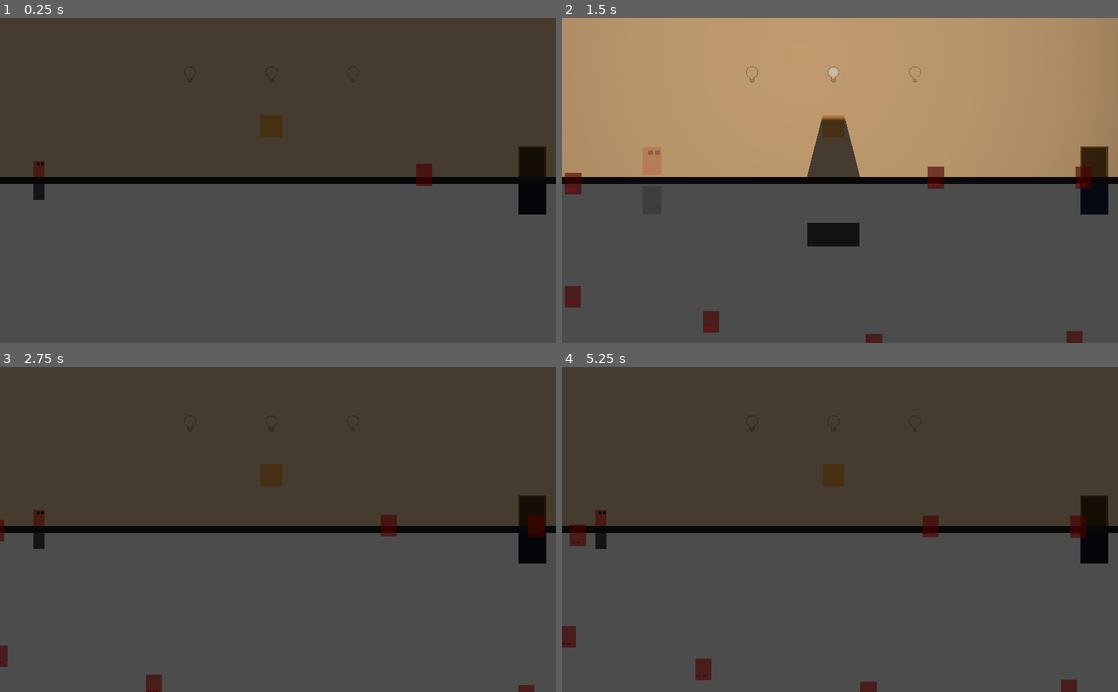
Above: before the commit, frames 1-4 (two rows, left to right).
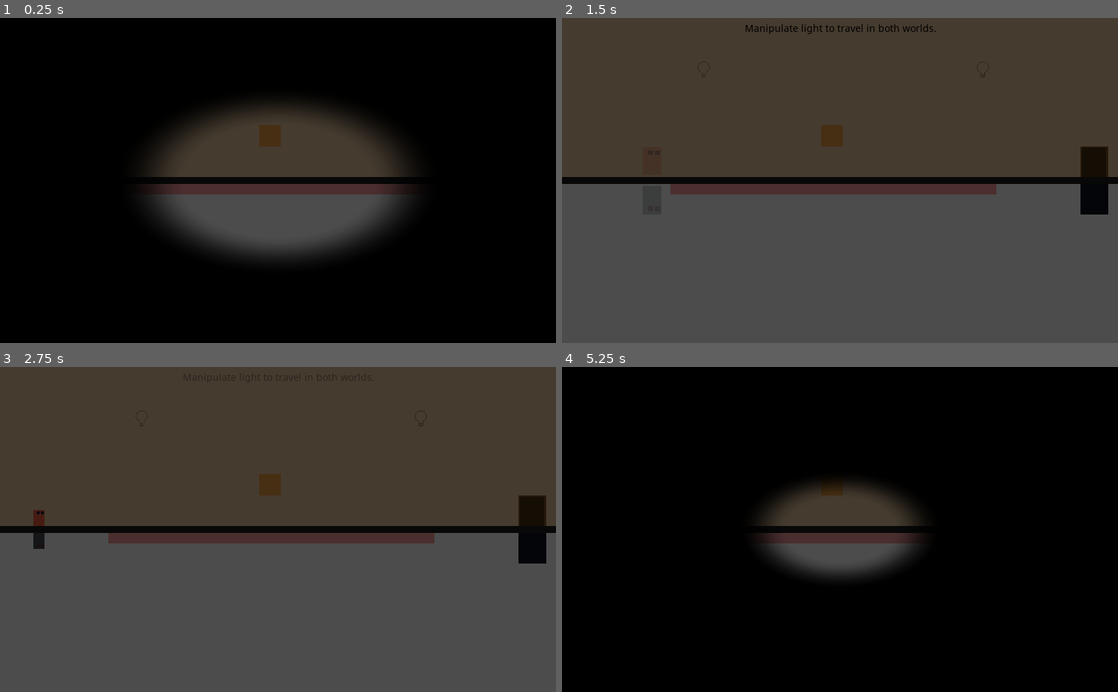
Above: after the commit, the same moments.

Repository: gramozilho/More-Than-Meets-The-Eye-GWJ14
Game: Godot game, scene res://Main.tscn
Same seed, same stepped clock (60 frames per second), same inputs: the game is played once before the commit and once after it. Sound files missing from this copy of the repository are replaced by a short silence.
Inputs (mouse positions are in pixels of both pictures, inside the frame that each line leads up to):
- Up to frame 1 (0.25 s): no input
- Up to frame 2 (1.5 s): move the mouse to (834, 73) at 0.52 s; press the mouse at (834, 73) at 0.53 s; hold D (right) from 0.53 s (still down); tap R (ui_accept) at 0.77 s; move the mouse to (751, 73) at 1.27 s; release the mouse at (751, 73) at 1.28 s; click (751, 73) at 1.35 s
- Up to frame 3 (2.75 s): tap R (ui_accept) at 1.52 s; release D (right) at 2 s; click "Retry Level" at 2 s
- Up to frame 4 (5.25 s): move the mouse to (912, 422) at 2.77 s; press the mouse at (912, 422) at 2.78 s; hold A (left) 2.78-3.53 s; move the mouse to (812, 594) at 3.52 s; release the mouse at (812, 594) at 3.53 s; hold D (right) 3.53-4.25 s; click (812, 594) at 3.6 s; tap R (ui_accept) at 3.77 s; click (840, 500) at 4.25 s, where only the run before the commit has a clickable "Retry Level"; click (840, 500) at 5 s, where only the run after the commit has a clickable "Retry Level"

The runs differ from the first frame. In frame 1, 85% of the frame differs, in the area x 0-100%, y 0-100%; in frame 2, 51%; in frame 3, 2.9%; in frame 4, 93%.

Commit message:
Eye transition added

Diff:
--- a/Main.gd
+++ b/Main.gd
@@ -8,6 +8,8 @@
 var death_position = 1
 
 func _ready():
+	# Transition
+	$CanvasLayer/EyeTransition/AnimationPlayer.play("open")
 	shadow_casting_array = get_tree().get_nodes_in_group("cast_shadow")
 	for body in shadow_casting_array:
 		body.on_light_touching($Light.global_position)
@@ -52,7 +54,7 @@
 
 
 func _on_Door_go_to_next_level():
-	globals.next_level()
+	$CanvasLayer/EyeTransition/AnimationPlayer.play("close")
 
 
 #func kill_player():
@@ -107,3 +109,8 @@
 	hide_all_labels()
 	$Camera2D/VBoxContainer/Message.text = "If stuck, restart by pressing R"
 	$Camera2D/VBoxContainer/TextHandler.play("show_1")
+
+
+
+func _on_EyeTransition_animation_closed():
+	globals.next_level()
--- a/Main.tscn
+++ b/Main.tscn
@@ -1,14 +1,15 @@
-[gd_scene load_steps=18 format=2]
-
-[ext_resource path="res://Environment/Border.tscn" type="PackedScene" id=1]
-[ext_resource path="res://Light.tscn" type="PackedScene" id=2]
+[gd_scene load_steps=19 format=2]
+
+[ext_resource path="res://Environment/Floor.tscn" type="PackedScene" id=1]
+[ext_resource path="res://Tests/EyeTransition.tscn" type="PackedScene" id=2]
 [ext_resource path="res://Assets/colors.PNG" type="Texture" id=3]
 [ext_resource path="res://Bed.tscn" type="PackedScene" id=4]
-[ext_resource path="res://Door.tscn" type="PackedScene" id=5]
-[ext_resource path="res://Player.tscn" type="PackedScene" id=6]
+[ext_resource path="res://Player.tscn" type="PackedScene" id=5]
+[ext_resource path="res://Environment/Border.tscn" type="PackedScene" id=6]
 [ext_resource path="res://Main.gd" type="Script" id=7]
-[ext_resource path="res://Environment/Floor.tscn" type="PackedScene" id=8]
+[ext_resource path="res://Light.tscn" type="PackedScene" id=8]
 [ext_resource path="res://Assets/spot.png" type="Texture" id=9]
+[ext_resource path="res://Door.tscn" type="PackedScene" id=10]
 [ext_resource path="res://Assets/Text_font.tres" type="DynamicFont" id=11]
 
 [sub_resource type="Animation" id=1]
@@ -248,9 +249,24 @@
 wait_time = 60.0
 one_shot = true
 autostart = true
+
+[node name="CanvasLayer" type="CanvasLayer" parent="."]
+
+[node name="EyeTransition" parent="CanvasLayer" instance=ExtResource( 2 )]
+modulate = Color( 0, 0, 0, 1 )
+light_mask = 0
+mouse_filter = 2
+
+[node name="Control" type="Control" parent="."]
+anchor_left = 1.0
+anchor_right = 1.0
+__meta__ = {
+"_edit_use_anchors_": false
+}
 [connection signal="light" from="Light" to="." method="_on_Light_light"]
 [connection signal="light_position" from="Light" to="." method="_on_Light_light_position"]
 [connection signal="dead" from="Player" to="." method="_on_Player_dead"]
 [connection signal="go_to_next_level" from="Door" to="." method="_on_Door_go_to_next_level"]
 [connection signal="animation_finished" from="Camera2D/VBoxContainer/TextHandler" to="." method="_on_TextHandler_animation_finished"]
 [connection signal="timeout" from="StuckTimer" to="." method="_on_StuckTimer_timeout"]
+[connection signal="animation_closed" from="CanvasLayer/EyeTransition" to="." method="_on_EyeTransition_animation_closed"]
--- a/Player.tscn
+++ b/Player.tscn
@@ -152,6 +152,6 @@
 
 [node name="Die" type="AudioStreamPlayer2D" parent="."]
 stream = ExtResource( 6 )
-volume_db = -20.0
+volume_db = -15.0
 [connection signal="animation_finished" from="AnimationPlayer" to="." method="_on_AnimationPlayer_animation_finished"]
 [connection signal="finished" from="Jump" to="." method="_on_Jump_finished"]
--- /dev/null
+++ b/Tests/EyeTransition.gd
@@ -0,0 +1,9 @@
+extends ColorRect
+
+
+signal animation_closed
+
+
+func _on_AnimationPlayer_animation_finished(anim_name):
+	if anim_name == "close":
+		emit_signal("animation_closed")
--- /dev/null
+++ b/Tests/EyeTransition.tscn
@@ -0,0 +1,71 @@
+[gd_scene load_steps=7 format=2]
+
+[ext_resource path="res://Assets/mask_eye_white.png" type="Texture" id=1]
+[ext_resource path="res://Tests/EyeTransition.gd" type="Script" id=2]
+
+[sub_resource type="Shader" id=1]
+code = "shader_type canvas_item;
+render_mode unshaded;
+
+uniform float cutoff : hint_range(-.1, .92);
+uniform float smooth_size : hint_range(0.0, 1.0);
+uniform sampler2D mask : hint_albedo;
+
+void fragment() {
+	float value = texture(mask, UV).r;
+	float alpha = smoothstep(cutoff-smooth_size, cutoff + smooth_size, value - smooth_size);
+	COLOR = vec4(COLOR.rgb, alpha);
+}"
+
+[sub_resource type="ShaderMaterial" id=2]
+shader = SubResource( 1 )
+shader_param/cutoff = 0.92
+shader_param/smooth_size = 0.1
+shader_param/mask = ExtResource( 1 )
+
+[sub_resource type="Animation" id=4]
+resource_name = "close"
+length = 0.4
+tracks/0/type = "value"
+tracks/0/path = NodePath(".:material:shader_param/cutoff")
+tracks/0/interp = 1
+tracks/0/loop_wrap = true
+tracks/0/imported = false
+tracks/0/enabled = true
+tracks/0/keys = {
+"times": PoolRealArray( 0, 0.4 ),
+"transitions": PoolRealArray( 1, 1 ),
+"update": 0,
+"values": [ 1.0, 0.0 ]
+}
+
+[sub_resource type="Animation" id=3]
+resource_name = "open"
+length = 0.4
+tracks/0/type = "value"
+tracks/0/path = NodePath(".:material:shader_param/cutoff")
+tracks/0/interp = 1
+tracks/0/loop_wrap = true
+tracks/0/imported = false
+tracks/0/enabled = true
+tracks/0/keys = {
+"times": PoolRealArray( 0, 0.4 ),
+"transitions": PoolRealArray( 1, 1 ),
+"update": 0,
+"values": [ 0.0, 1.0 ]
+}
+
+[node name="ColorRect" type="ColorRect"]
+material = SubResource( 2 )
+anchor_right = 1.0
+anchor_bottom = 1.0
+color = Color( 0, 0, 0, 1 )
+script = ExtResource( 2 )
+__meta__ = {
+"_edit_use_anchors_": false
+}
+
+[node name="AnimationPlayer" type="AnimationPlayer" parent="."]
+anims/close = SubResource( 4 )
+anims/open = SubResource( 3 )
+[connection signal="animation_finished" from="AnimationPlayer" to="." method="_on_AnimationPlayer_animation_finished"]
--- a/globals.gd
+++ b/globals.gd
@@ -16,7 +16,7 @@
 
 
 func restart():
-	current_level = 17
+	current_level = 0
 	Jukebox.background_switch()
 	load_new_level()
 
Binary file added: Assets/mask_eye.png
Not shown, added: Assets/mask_eye.png.import
Binary file added: Assets/mask_eye_white.png
Not shown, added: Assets/mask_eye_white.png.import
Not shown: 2 places in Main.tscn that only renumber resources
